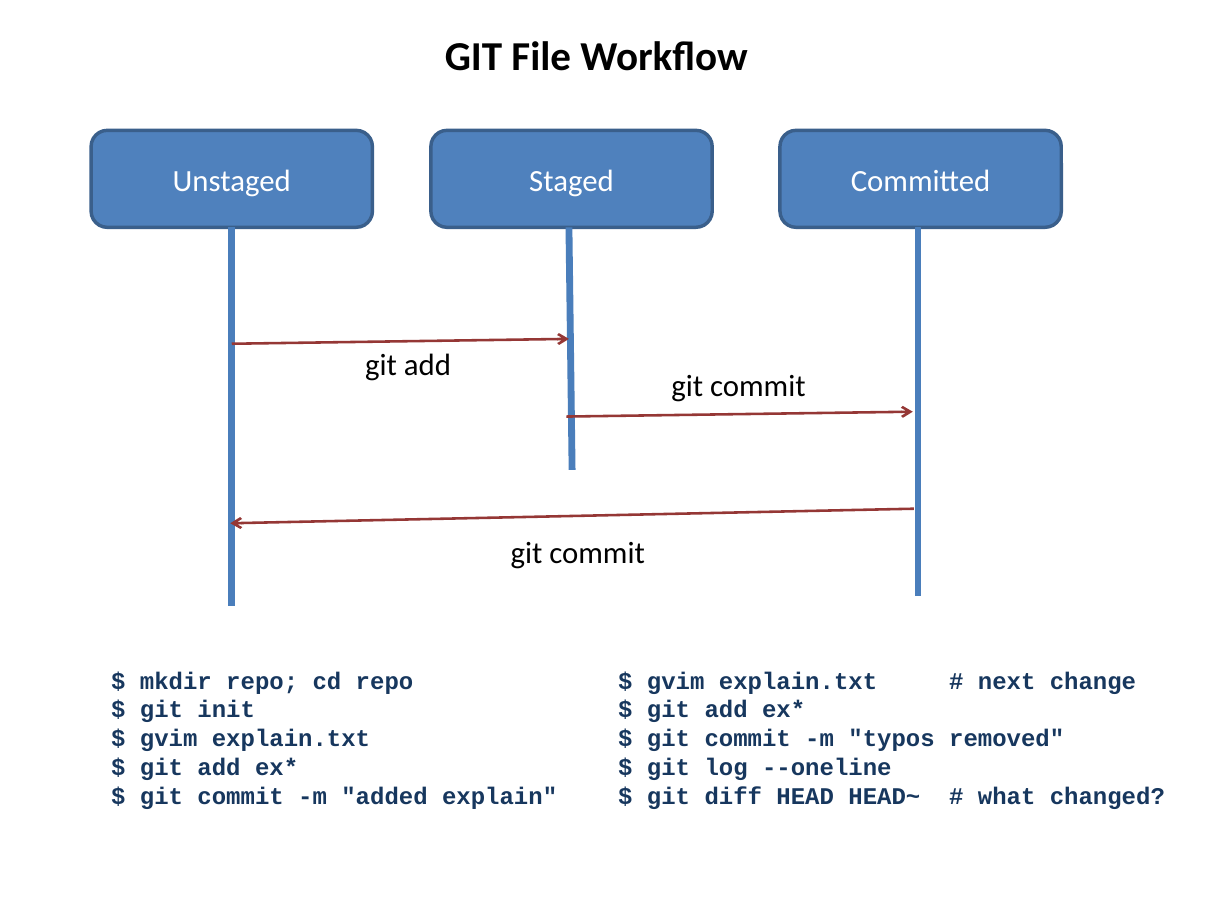
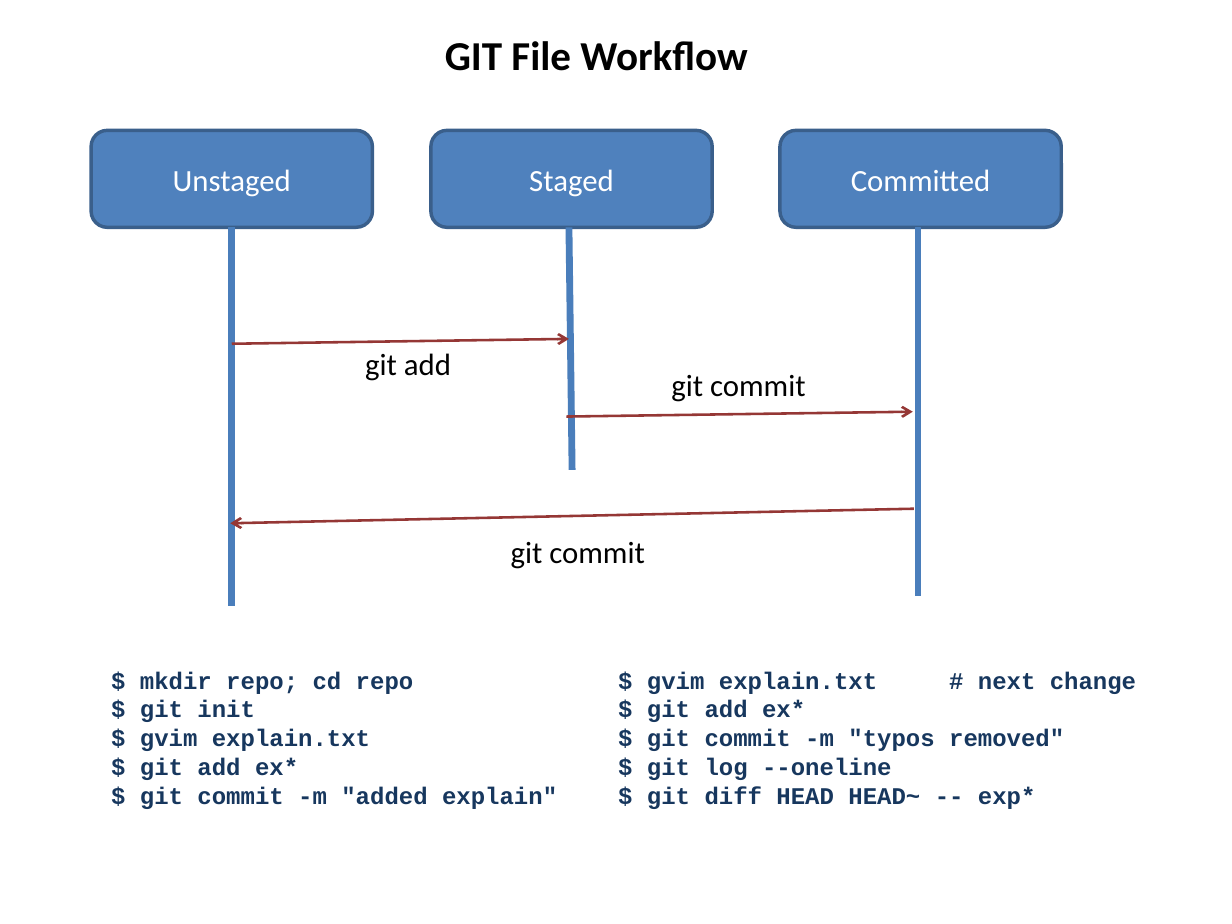
Before and after one commit to hanbei/git_tutorial, a slide deck: slide 6 of architektur.pptx. Drawn at 1232x924 pixels with LibreOffice and Linux fonts; fonts in the diff are those of the drawing. Boxes give left, top, right and bottom in pixels: in the first picture for what was removed or moved away, otherwise in the second. Text is boxed around its words. In the diff, an @@ line names an element or a change of style, - is before the commit and + after.

```diff
--- a/architektur.pptx
+++ b/architektur.pptx
@@ text at <box>647,786,1036,809</box>: text changed @@
-$ git diff HEAD HEAD~ # what changed?
+$ git diff HEAD HEAD~ -- exp*
```
Also in this commit, not shown: 8 other slides changed, 1 slide added, 1 slide removed, 1 other file.
